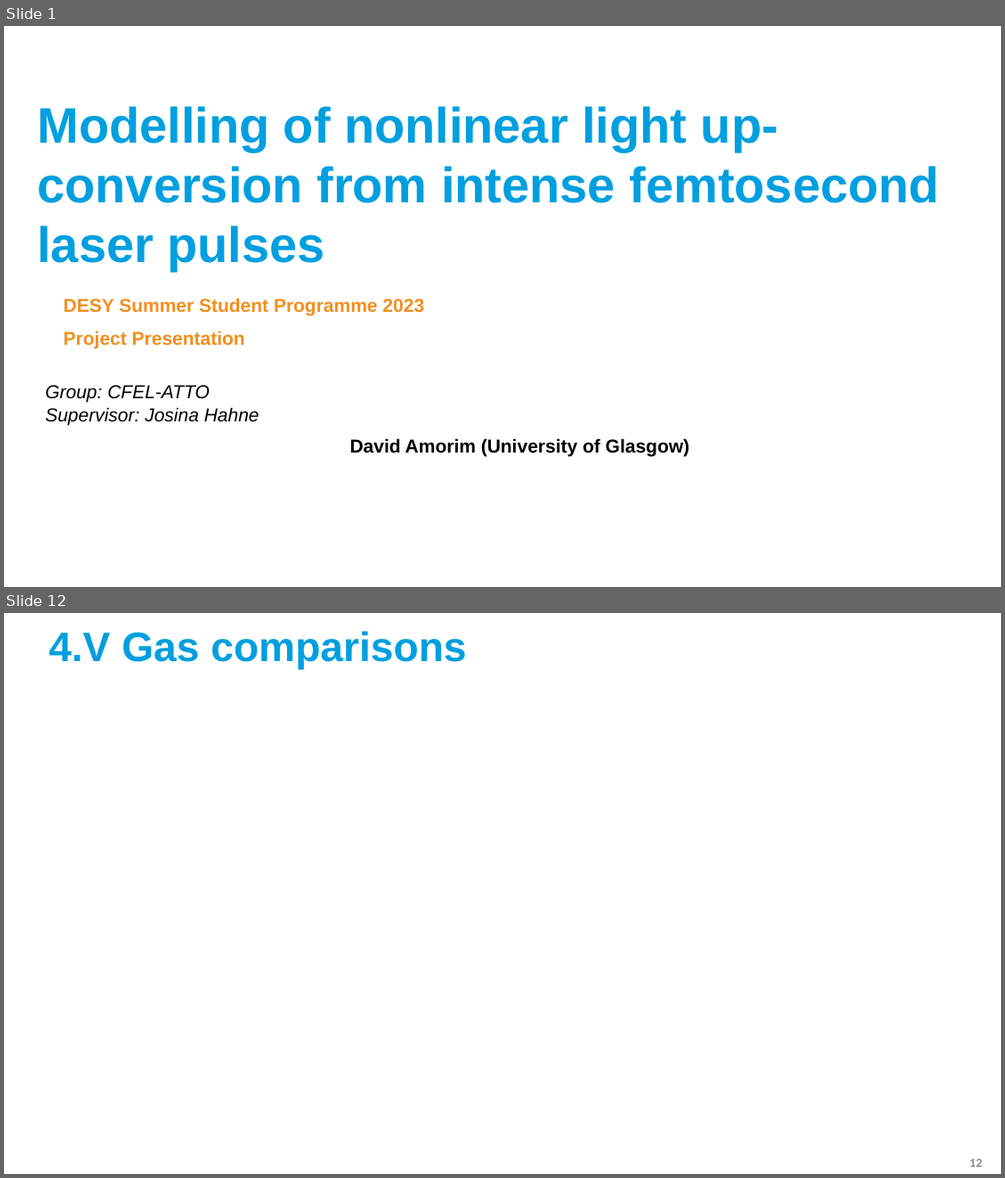
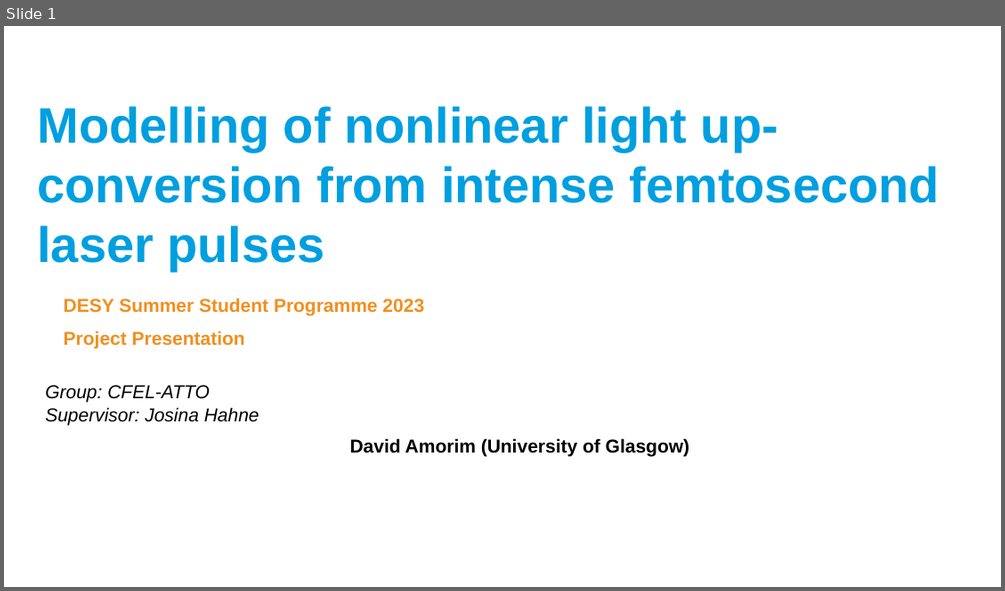
Before and after one commit to david-f-amorim/Simulating-THG-of-few-femtosecond-pulses-in-a-noble-gas-, a slide deck: presentations/DESY - Final Presentation (fixed).pptx. Shown one above the other, each under a label of ours: slides 1 and 12 before the commit, slide 1 after it; the slides between them are not shown. The pictures are 1005x1178 and 1005x591 pixels, drawn with LibreOffice and Linux fonts; fonts in the diff are those of the drawing; background and template pictures are left out. Boxes give left, top, right and bottom in pixels: in the first picture for what was removed or moved away, otherwise in the second. Text is boxed around its words. In the diff, an @@ line names an element or a change of style, - is before the commit and + after.

```diff
--- a/presentations/DESY - Final Presentation (fixed).pptx
+++ b/presentations/DESY - Final Presentation (fixed).pptx
@@ slide 12 removed at <box>4,613,1001,1174</box>, background picture (left out) @@
@@ title removed at <box>48,631,466,670</box> @@
-4.V Gas comparisons
@@ page number removed at <box>970,1159,982,1167</box> @@
-12
```
Also in this commit, not shown: 10 slides changed, 2 slides added, 3 other slides removed, 8 other files.
